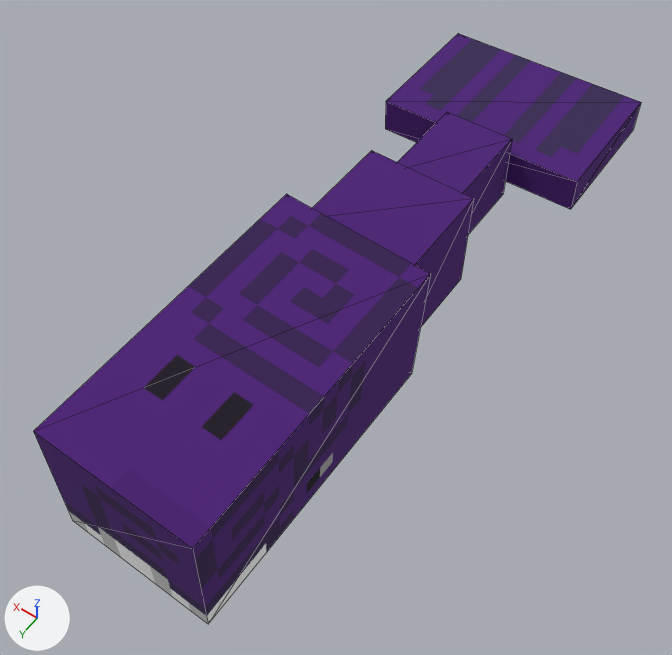
The glTF model mods/md_fauna/models/md_fauna_whale.gltf as it was, and as the next commit left it.
One viewpoint serves both versions: a 50 mm camera at (-4.17, 5.16, 9.72) aimed at (-0.11, -0.51, 0.8). Every picture has the same lights, and +X, +Y and +Z are marked at lower left. Mesh edges are drawn as thin lines. Vertices at the same position are counted once.
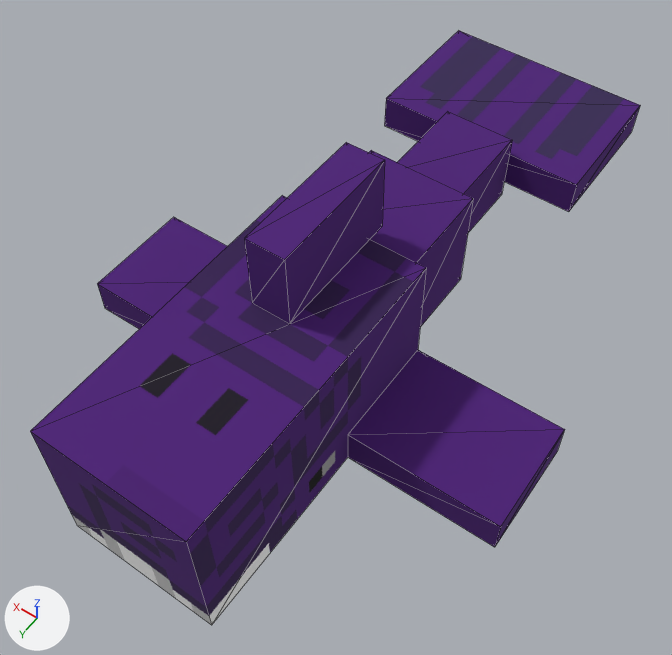
Changed parts and their boxes [x1, y1, x2, y2] in the pictures (672 x 655 px; the box of a moved part takes in the faces that stretch with it):
'Mesh_0', reshaped, moved, turned
    before: [33, 34, 641, 624]
    after: [30, 31, 640, 625]
part 1 of me_mesh_0, moved or reshaped
    before: [33, 194, 430, 624]
    after: [369, 150, 473, 327]
part 2 of me_mesh_0, moved or reshaped
    before: [398, 112, 512, 234]
    after: [398, 112, 512, 233]
part 3 of me_mesh_0, moved or reshaped
    before: [385, 34, 641, 209]
    after: [384, 31, 640, 212]
part 4 of me_mesh_0, added (purple)
    after: [245, 142, 385, 324]
part 5 of me_mesh_0, added (purple)
    after: [30, 195, 565, 625]
part 6 of me_mesh_0, deleted (purple)
    before: [313, 151, 474, 328]

What the commit changed:
me_mesh_0 is used by ob_mesh_0; location (0.0, 1.0, 1.0); rotation (0.0, -0.0494, 0.0), in degrees (0, -2.8, 0).
me_mesh_0 had 32 vertices, 48 faces and spanned x -1.51..1.51, y -7.0..2.0, z -1.0..1.0.
me_mesh_0 now has 54 vertices, 84 faces and spans x -3.0..3.0, y -7.0..2.0, z -0.5..2.5.
me_mesh_0 part 1: the loose piece of 8 vertices spanning x -1.0..1.0, y -2.0..2.0, z -1.0..1.0 is scaled about its middle by (0.75, 0.375, 0.75), then moved by (0.0, -2.75, 0.5).
me_mesh_0 part 2: the loose piece of 8 vertices spanning x -0.54..0.54, y -5.0..-3.5, z -0.54..0.54 is turned -5.2 degrees about the y axis through its middle, then moved by (0.0, 0.0, 0.5).
me_mesh_0 part 3: the loose piece of 8 vertices spanning x -1.51..1.51, y -7.0..-5.0, z -0.36..0.36 is turned -5.5 degrees about the y axis through its middle, then moved by (0.0, 0.0, 0.5).
me_mesh_0 part 4: a new loose piece, a box spanning x -0.25..0.25, y -2.25..-0.5, z 1.5..2.5, in mat_material_0.
me_mesh_0 part 5: a new loose piece of 22 vertices spanning x -3.0..3.0, y -2.0..2.0, z -0.5..1.5, in mat_material_0.
me_mesh_0 part 6: the loose piece of 8 vertices spanning x -0.79..0.79, y -3.5..-2.0, z -0.79..0.79 is deleted.
Object 'Mesh_0' (ob_mesh_0) moves from (0.0, 1.0, 1.0) to (0.0, 1.0, 0.5).
Object 'Mesh_0' (ob_mesh_0) turns from (0, -2.8, 0) to (0, 0.6, 0) degrees about x, y and z.
